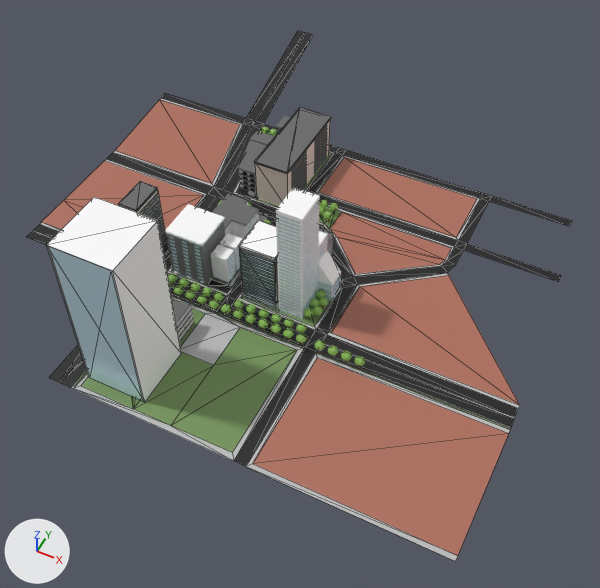
The glTF model models/city3.glb as it was, and as the next commit left it.
The view is the same before and after, from a camera (50 mm lens) standing at (251.0, -420.0, 507.0) and looking at (44.0, -4.0, -12.0). The lights are fixed; the arrows at lower left show +X, +Y and +Z. Mesh edges are drawn as thin lines on the coarser meshes. Where no turn or scale is listed for an object, it has been applied to the vertices. Vertices at the same position are counted once.

Objects in the first picture: 'building_1', 'building_3', 'building_3.001', 'building_4', 'building_4.001', 'building_7', 'building_8.001', 'road', 'tree.015', '立方体.003'.
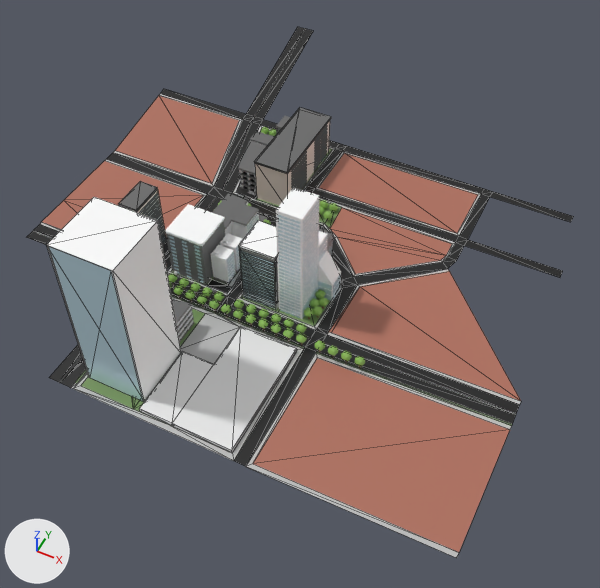
Diff of the bpy script that builds the scene:
```diff
--- a/models/city3.glb.py
+++ b/models/city3.glb.py
@@ me_平面_007 @@
 # used by ob_road; location = (0.5, 25.5, 0.1)
-me_平面_007.from_pydata(...)  # 286 vertices, 442 faces; spans x -203.0..240.0, y -199.0..318.0, z 0.0..1.0
+me_平面_007.from_pydata(...)  # 286 vertices, 442 faces; spans x -203.0..240.0, y -199.0..318.0, z 0.0..5.0
+# me_平面_007 part 1: 65 of the vertices in x -203.0..240.0, y -92.0..148.0, z 0.0 are moved by (0.0, 0.0, 5.0)
+# me_平面_007 part 2: 4 of the vertices in x -134.0..-114.0, y 318.0, z 0.0 are moved by (0.0, 0.0, 5.0)
+# me_平面_007 part 3: 2 of the vertices in x 238.0, y -199.0..-195.0, z 0.0 are moved by (0.0, 0.0, 5.0)
 me_平面_007.materials.append(mat_city_ground)
@@ me_立方体_011 @@
+me_立方体_011.from_pydata([(-31.5, -39.9, -2.0), (-31.5, -39.9, 2.0), (-31.5, 60.1, -2.0), (-31.5, 60.1, 2.0), (17.2, -39.9, -2.0), (17.2, -39.9, 2.0), (17.2, 60.1, -2.0), (17.2, 60.1, 2.0), (-31.5, 18.6, -2.0), (-31.5, 18.6, 2.0), (-59.3, 18.6, -2.0), (-59.3, -39.9, -2.0), (-59.3, -39.9, 2.0), (-59.3, 18.6, 2.0)], [], [(8, 9, 3), (8, 3, 2), (2, 3, 7), (2, 7, 6), (4, 5, 1), (4, 1, 0), (6, 7, 5), (6, 5, 4), (0, 1, 12), (0, 12, 11), (11, 12, 13), (11, 13, 10), (9, 8, 10), (9, 10, 13), (1, 9, 13), (1, 13, 12), (8, 0, 11), (8, 11, 10), (3, 1, 5), (3, 5, 7), (6, 4, 0), (6, 0, 2)])
@@ ob_立方体_002 @@
+ob_立方体_002 = bpy.data.objects.new('立方体.002', me_立方体_011)
+ob_立方体_002.location = (55.5, -128.6, 1.9)
```

Boxes [x1, y1, x2, y2] around the edits, measured in the pictures (600 x 588 px; the box of a moved part takes in the faces that stretch with it):
'road', reshaped: before [27, 31, 572, 561]; after [27, 27, 574, 558]
'立方体.002', added: after [140, 327, 297, 453]
part 1 of me_平面_007, moved or reshaped: before [115, 93, 572, 464]; after [115, 89, 574, 464]
part 2 of me_平面_007, moved or reshaped: before [247, 31, 313, 124]; after [246, 27, 313, 119]
part 3 of me_平面_007, moved or reshaped: before [246, 434, 508, 561]; after [246, 430, 510, 558]
